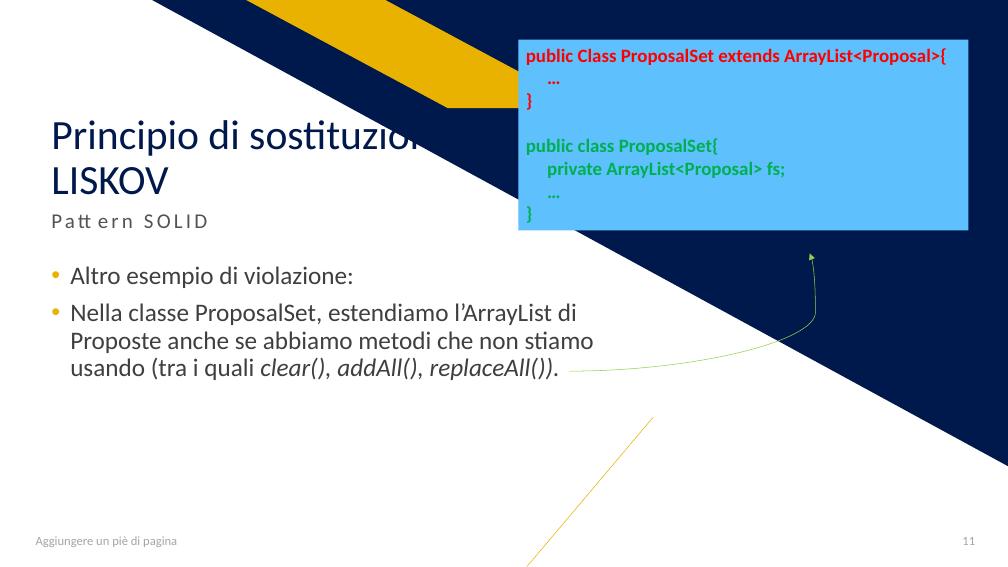
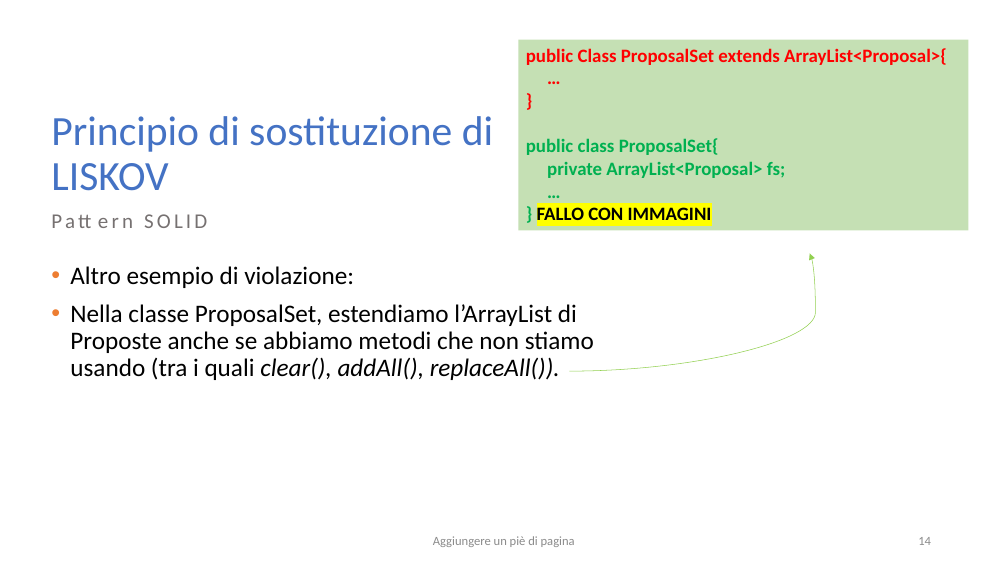
Before and after one commit to salvalai-matteo/EventBookDocumentation, a slide deck: slide 14 of Progetto Ingegneria SW.pptx (slide 11 before the commit). Drawn at 1008x567 pixels with LibreOffice and Linux fonts; fonts in the diff are those of the drawing. Boxes give left, top, right and bottom in pixels: in the first picture for what was removed or moved away, otherwise in the second. Text is boxed around its words. In the diff, an @@ line names an element or a change of style, - is before the commit and + after.

```diff
--- a/Progetto Ingegneria SW.pptx
+++ b/Progetto Ingegneria SW.pptx
@@ right triangle removed at (152,0,1008,467) @@
@@ parallelogram removed at (247,0,588,108) @@
@@ rectangle "public Class ProposalSet extends ArrayList<Proposal>{" at (519,39,969,230): fill #5EC1FD to #C5E0B4 @@
@@ title "Principio di sostituzione di LISKOV" at (51,116,493,191): text colour #00194C to #4472C4 @@
@@ text "Pattern SOLID" at (44,206,651,257): text colour #525252 to #767171 @@
@@ text in rectangle at (537,207,712,220): text changed; text colour #00B050 to #000000 @@
-}
+} FALLO CON IMMAGINI
@@ text "Altro esempio di violazione:" at (70,266,594,380): text colour #3F3F3F to #000000; bullet colour #EAB200 to #ED7D31 @@
@@ line removed from (527, 566) to (653, 417) @@
@@ text "Aggiungere un piè di pagina": place and size @@
-text "Aggiungere un piè di pagina" at (36,536,177,547)
+text "Aggiungere un piè di pagina" at (433,536,575,547)
@@ text "Aggiungere un piè di pagina" at (433,536,575,547): text colour #A5A5A5 to #8C8C8C; alignment left to centre @@
@@ page number added at (918,537,931,545), 12 pt, text #8C8C8C @@
+14
@@ page number removed at (962,537,975,545) @@
-11
```
Also in this commit, not shown: 14 other slides changed, 3 slides added, 6 slides removed.
